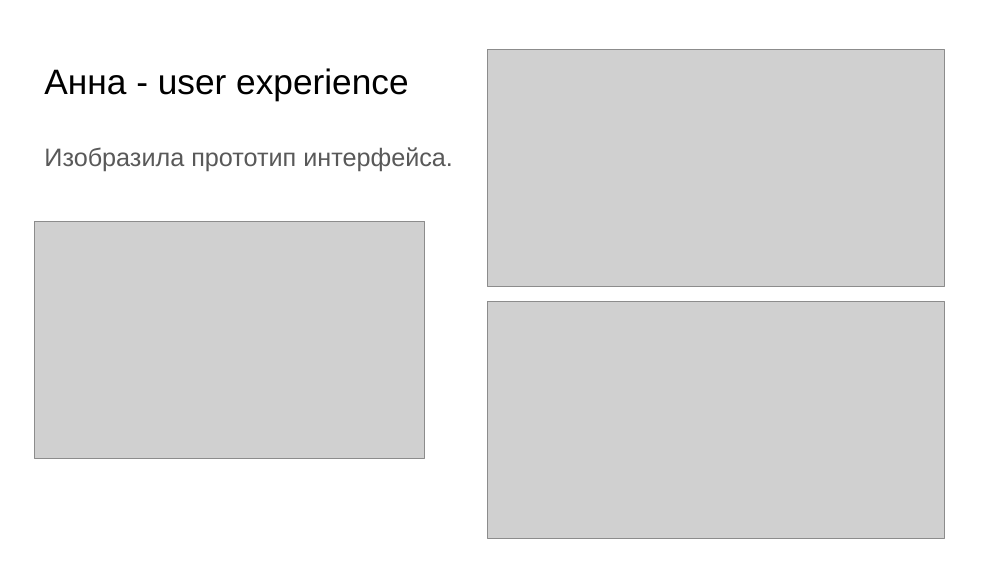
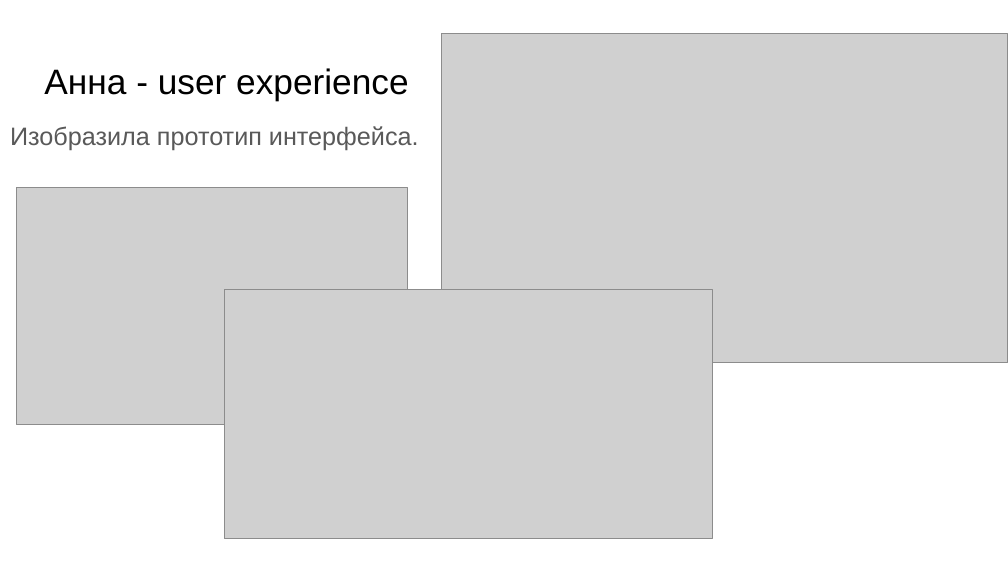
Before and after one commit to teamdevm/teamwork-positive, a slide deck: slide 14 of Documentation/Отчет по проекту.pptx. Drawn at 1008x567 pixels with LibreOffice and Linux fonts; fonts in the diff are those of the drawing; grey boxes stand for pictures. Boxes give left, top, right and bottom in pixels: in the first picture for what was removed or moved away, otherwise in the second. Text is boxed around its words. In the diff, an @@ line names an element or a change of style, - is before the commit and + after.

```diff
--- a/Documentation/Отчет по проекту.pptx
+++ b/Documentation/Отчет по проекту.pptx
@@ picture: place and size @@
-picture at (487,49,944,286)
+picture at (442,33,1008,363)
@@ text "Изобразила прототип интерфейса.": place and size @@
-text "Изобразила прототип интерфейса." at (44,147,453,171)
+text "Изобразила прототип интерфейса." at (10,126,419,150)
@@ picture: place and size @@
-picture at (34,221,424,458)
+picture at (16,187,406,424)
@@ picture: place and size @@
-picture at (487,301,944,538)
+picture at (224,290,712,539)
```
Also in this commit, not shown: 8 other slides changed, 16 slides added, 2 slides removed, 2 other files.
